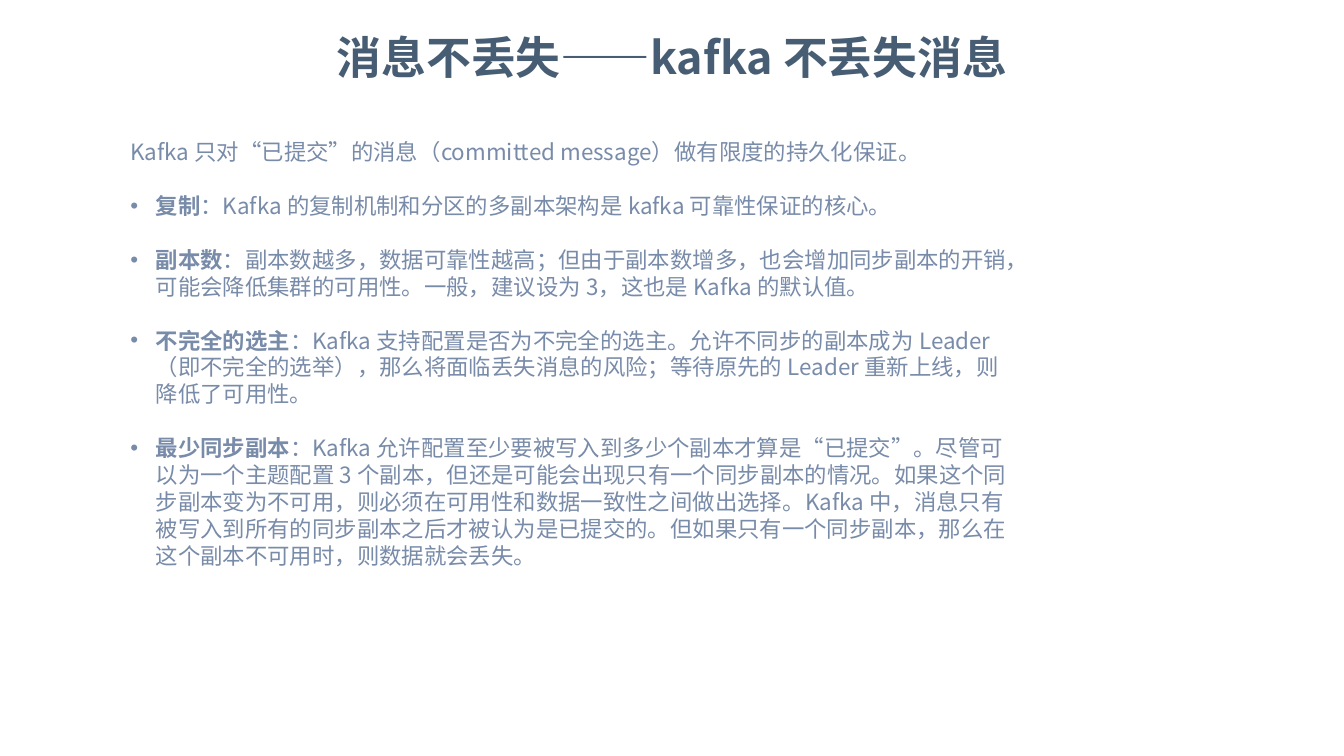
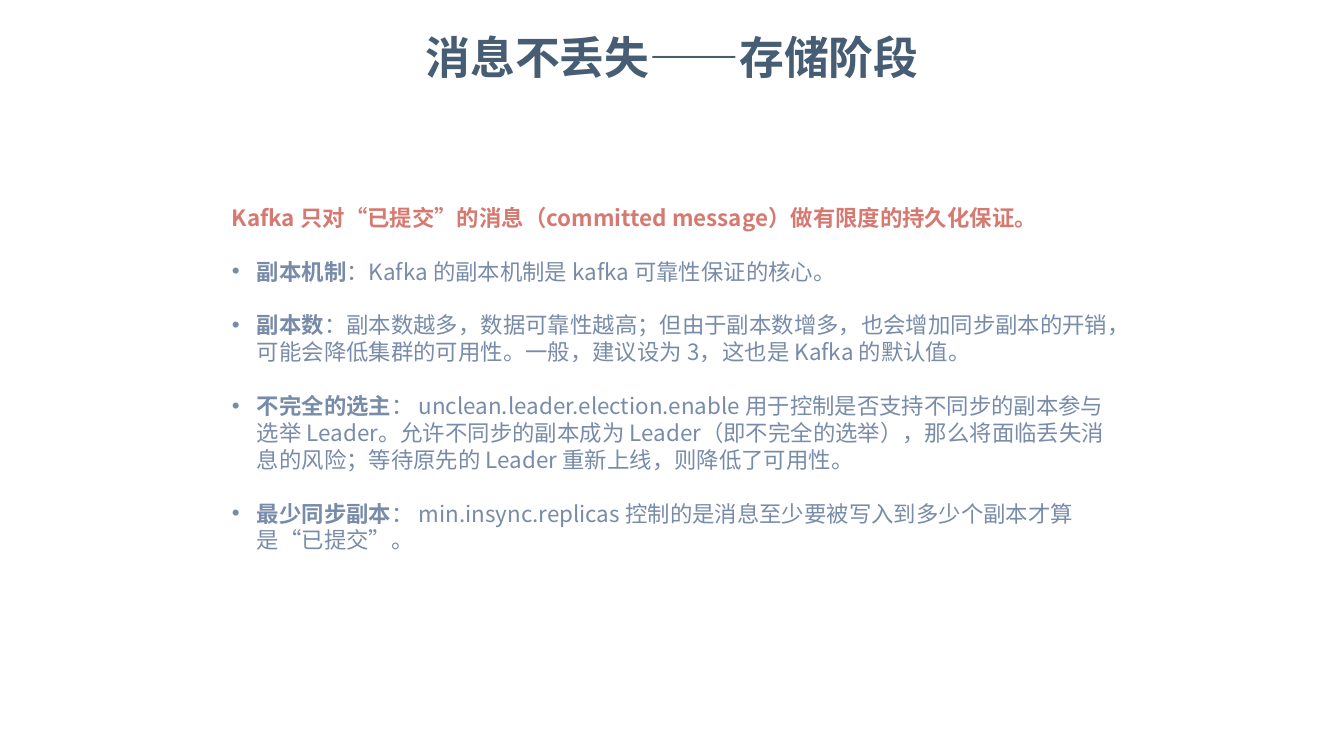
Before and after one commit to dunwu/bigdata-tutorial, a slide deck: slide 25 of assets/kafka/kafka.pptx. Drawn at 1344x756 pixels with LibreOffice and Linux fonts; fonts in the diff are those of the drawing; background and template pictures are left out. Boxes give left, top, right and bottom in pixels: in the first picture for what was removed or moved away, otherwise in the second. Text is boxed around its words. In the diff, an @@ line names an element or a change of style, - is before the commit and + after.

Commit message:
docs: Kafka 文档更新

```diff
--- a/assets/kafka/kafka.pptx
+++ b/assets/kafka/kafka.pptx
@@ text at (x1=426, y1=35, x2=919, y2=78): text changed @@
-消息不丢失——kafka 不丢失消息
+消息不丢失——存储阶段
@@ text "Kafka 只对“已提交”的消息（committed message）做有限度的持久化保证。" moved from (x1=130, y1=141, x2=1029, y2=566) to (x1=232, y1=207, x2=1130, y2=550) @@
@@ text at (x1=232, y1=207, x2=1037, y2=231): text colour #788BA9 to #D67A71, bold on in "Kafka 只对“已提交”的消息（committed message）做有限度的持久化保证。"; line spacing 1 to 1.2 @@
@@ text at (x1=257, y1=261, x2=835, y2=282): text changed @@
-• 复制：Kafka 的复制机制和分区的多副本架构是 kafka 可靠性保证的核心。
+• 副本机制：Kafka 的副本机制是 kafka 可靠性保证的核心。
@@ text at (x1=257, y1=395, x2=1104, y2=550): text changed @@
-• 不完全的选主：Kafka 支持配置是否为不完全的选主。允许不同步的副本成为 Leader（即不完全的选举），那么将面临丢失消息的风险；等待原先的 Leader 重新上线，则降低了可用性。
-• 最少同步副本：Kafka 允许配置至少要被写入到多少个副本才算是“已提交”。尽管可以为一个主题配置 3 个副本，但还是可能会出现只有一个同步副本的情况。如果这个同步副本变为不可用，则必须在可用性和数据一致性之间做出选择。Kafka 中，消息只有被写入到所有的同步副本之后才被认为是已提交的。但如果只有一个同步副本，那么在这个副本不可用时，则数据就会丢失。
+• 不完全的选主： unclean.leader.election.enable 用于控制是否支持不同步的副本参与选举 Leader。允许不同步的副本成为 Leader（即不完全的选举），那么将面临丢失消息的风险；等待原先的 Leader 重新上线，则降低了可用性。
+• 最少同步副本： min.insync.replicas 控制的是消息至少要被写入到多少个副本才算是“已提交”。
```
Also in this commit, not shown: 6 other slides changed, 2 slides added, 2 other files.
